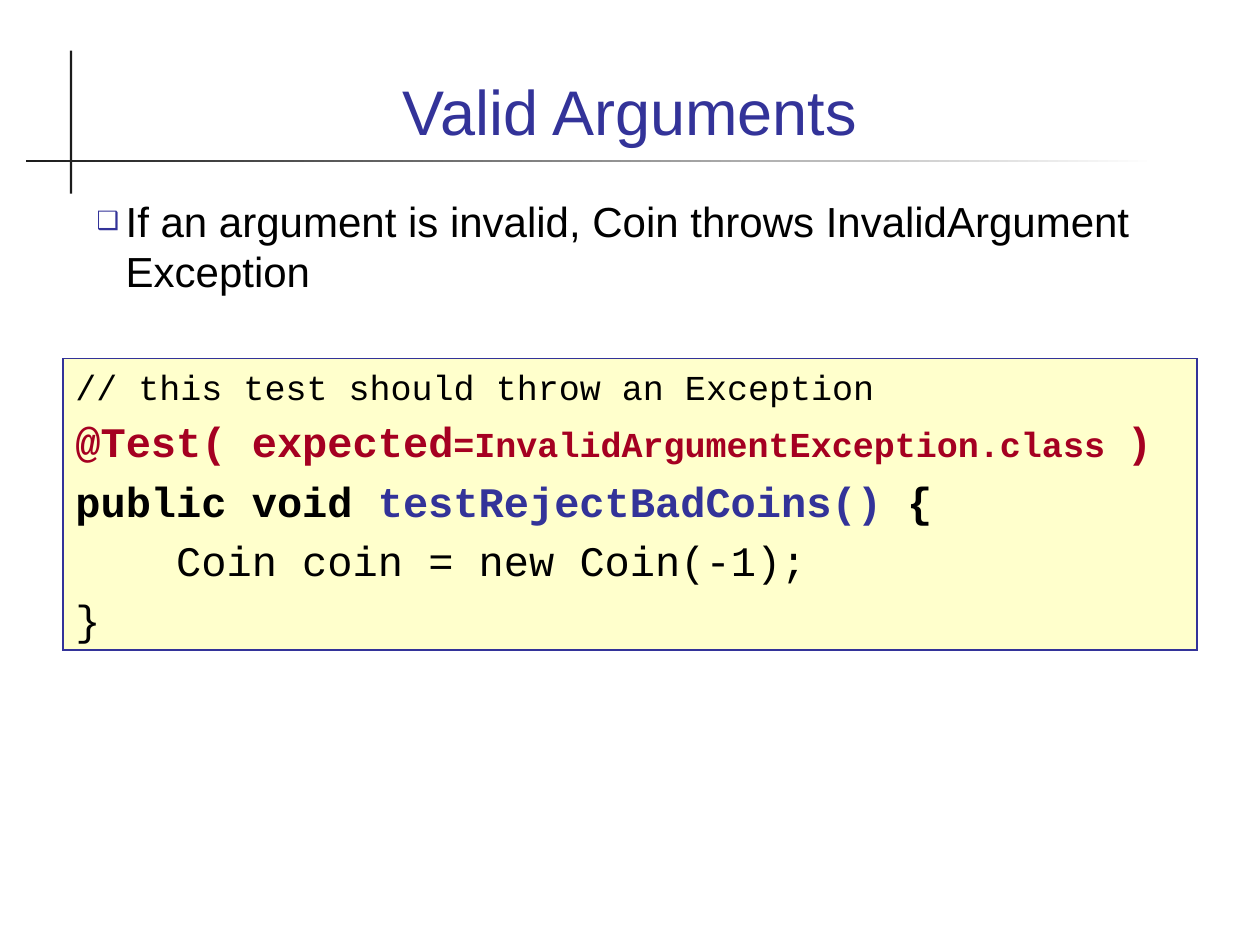
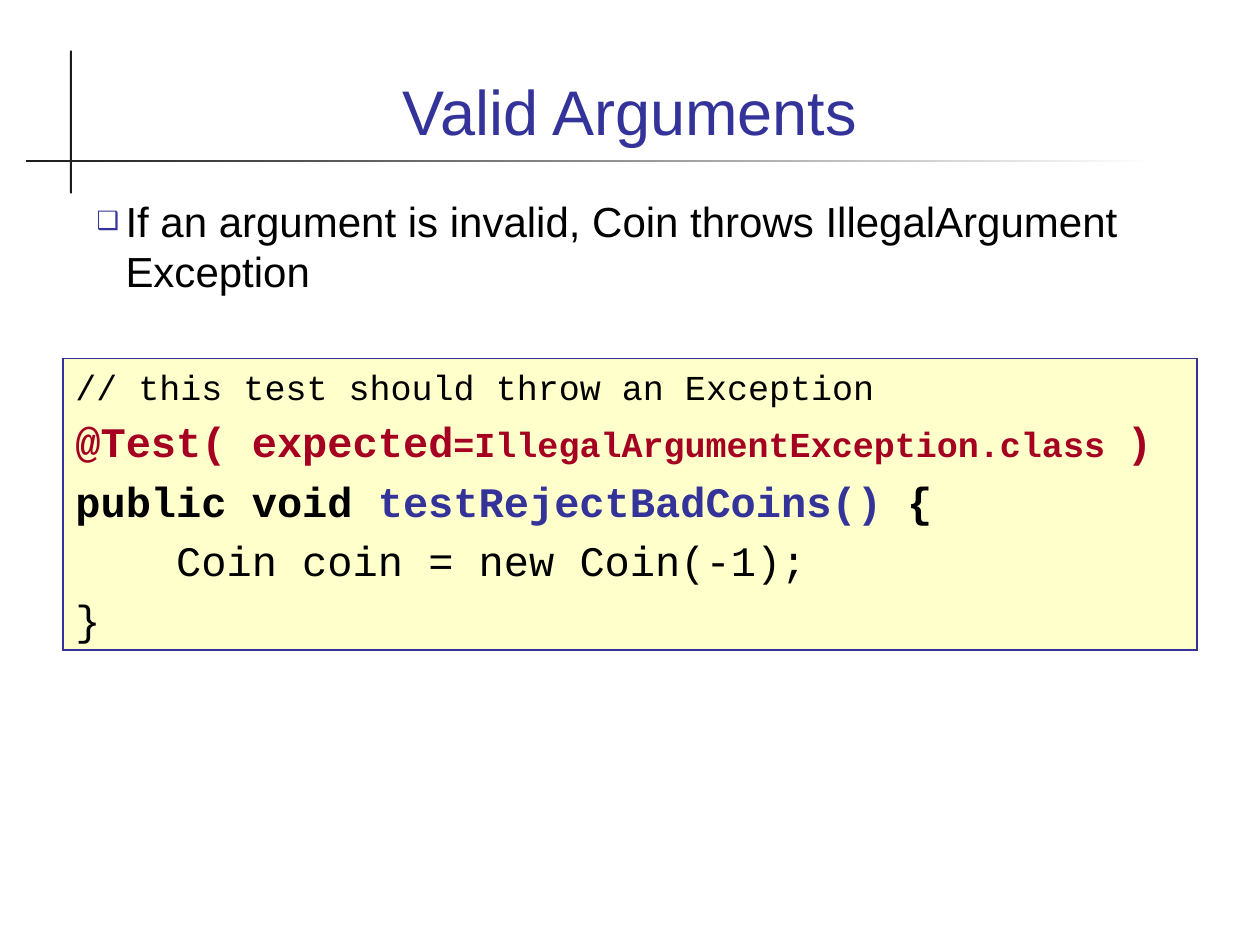
Before and after one commit to skeoop/skeoop.github.io, a slide deck: slide 28 of unittesting/UnitTesting.ppt. Drawn at 1260x945 pixels with LibreOffice and Linux fonts; fonts in the diff are those of the drawing. Boxes give left, top, right and bottom in pixels: in the first picture for what was removed or moved away, otherwise in the second. Text is boxed around its words. In the diff, an @@ line names an element or a change of style, - is before the commit and + after.

```diff
--- a/unittesting/UnitTesting.ppt
+++ b/unittesting/UnitTesting.ppt
@@ text at (126, 206, 1118, 296): text changed @@
-❑ If an argument is invalid, Coin throws InvalidArgument Exception
+❑ If an argument is invalid, Coin throws IllegalArgument Exception
@@ text in rectangle at (75, 427, 1105, 466): text changed @@
-@Test( expected=InvalidArgumentException.class )
+@Test( expected=IllegalArgumentException.class )
```
Also in this commit, not shown: 7 other slides changed, 1 slide added, 2 other files.
